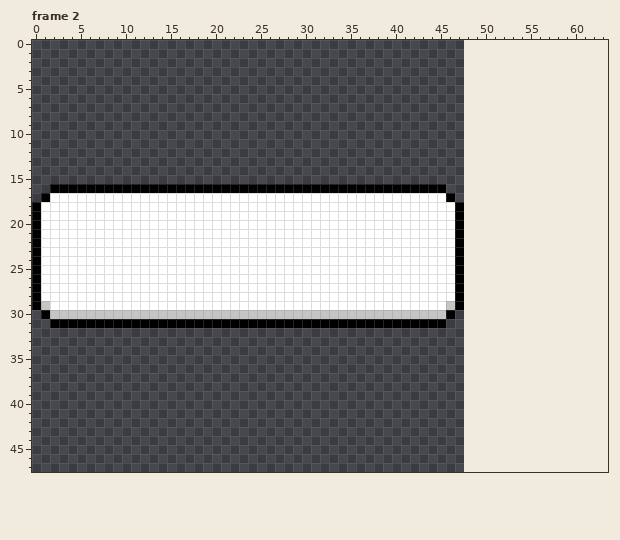
Edited in one commit: pixel-art file (Art/Aseprite/UI.aseprite). Above, as it was before the edit.
48x48 pixels, 3 frames. Colours within 5 levels of each other are drawn and written as one. Shown: frame 2. The old version is drawn lined up with the new one, on the new canvas. The commit also changed other frames, which this record leaves out.
New version:
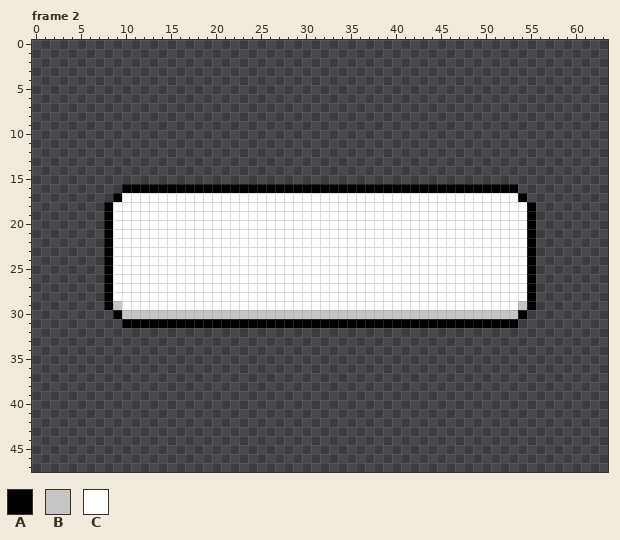
Palette (. is transparent): A #000000  B #c5c5c5  C #ffffff
Log entry: [New UI Elements] Coloquei agora um +1 que vai aparecer quando o jogador matar um pombo.
The edit:
{"change": "canvas 48x48 -> 64x48"}
{"where": "frame 2"}
{"frame":2,"y":16,"x":2,"old":"AAAAAAAA","new":"........"}
{"frame":2,"y":16,"x":46,"old":"........","new":"AAAAAAAA"}
{"frame":2,"y":17,"x":1,"old":"ACCCCCCCC","new":"........A"}
{"frame":2,"y":17,"x":46,"old":"A........","new":"CCCCCCCCA"}
{"frame":2,"y":18,"x":0,"old":"ACCCCCCCC","new":"........A"}
{"frame":2,"y":18,"x":47,"old":"A........","new":"CCCCCCCCA"}
{"frame":2,"y":19,"x":0,"old":"ACCCCCCCC","new":"........A"}
{"frame":2,"y":19,"x":47,"old":"A........","new":"CCCCCCCCA"}
{"frame":2,"y":20,"x":0,"old":"ACCCCCCCC","new":"........A"}
{"frame":2,"y":20,"x":47,"old":"A........","new":"CCCCCCCCA"}
{"frame":2,"y":21,"x":0,"old":"ACCCCCCCC","new":"........A"}
{"frame":2,"y":21,"x":47,"old":"A........","new":"CCCCCCCCA"}
{"frame":2,"y":22,"x":0,"old":"ACCCCCCCC","new":"........A"}
{"frame":2,"y":22,"x":47,"old":"A........","new":"CCCCCCCCA"}
{"frame":2,"y":23,"x":0,"old":"ACCCCCCCC","new":"........A"}
{"frame":2,"y":23,"x":47,"old":"A........","new":"CCCCCCCCA"}
{"frame":2,"y":24,"x":0,"old":"ACCCCCCCC","new":"........A"}
{"frame":2,"y":24,"x":47,"old":"A........","new":"CCCCCCCCA"}
{"frame":2,"y":25,"x":0,"old":"ACCCCCCCC","new":"........A"}
{"frame":2,"y":25,"x":47,"old":"A........","new":"CCCCCCCCA"}
{"frame":2,"y":26,"x":0,"old":"ACCCCCCCC","new":"........A"}
{"frame":2,"y":26,"x":47,"old":"A........","new":"CCCCCCCCA"}
{"frame":2,"y":27,"x":0,"old":"ACCCCCCCC","new":"........A"}
{"frame":2,"y":27,"x":47,"old":"A........","new":"CCCCCCCCA"}
{"frame":2,"y":28,"x":0,"old":"ACCCCCCCC","new":"........A"}
{"frame":2,"y":28,"x":47,"old":"A........","new":"CCCCCCCCA"}
{"frame":2,"y":29,"x":0,"old":"ABCCCCCCCC","new":"........AB"}
{"frame":2,"y":29,"x":46,"old":"BA........","new":"CCCCCCCCBA"}
{"frame":2,"y":30,"x":1,"old":"ABBBBBBBB","new":"........A"}
{"frame":2,"y":30,"x":46,"old":"A........","new":"BBBBBBBBA"}
{"frame":2,"y":31,"x":2,"old":"AAAAAAAA","new":"........"}
{"frame":2,"y":31,"x":46,"old":"........","new":"AAAAAAAA"}
{"label":"changed","picture_box":[32,184,122,328]}
{"label":"changed","picture_box":[446,184,536,328]}
